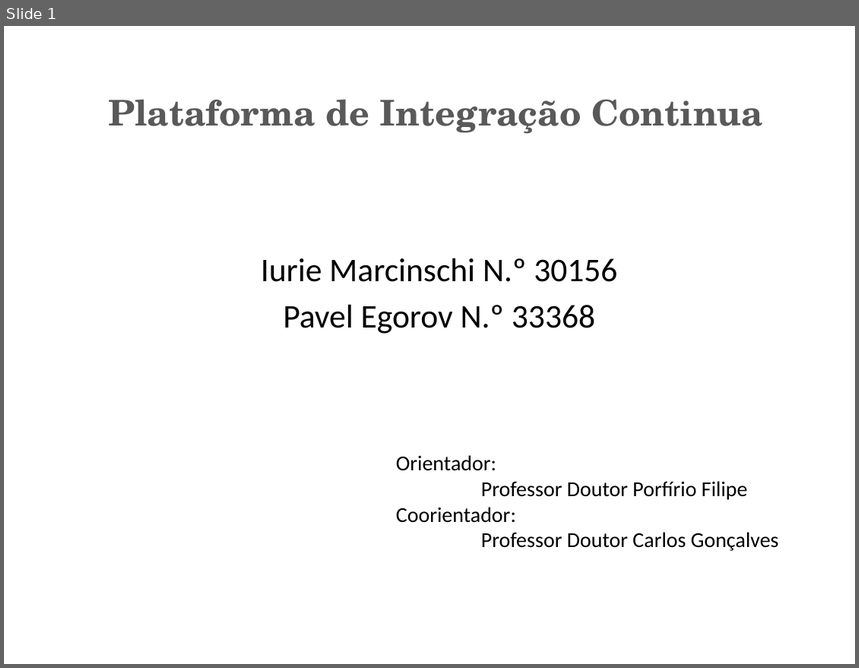
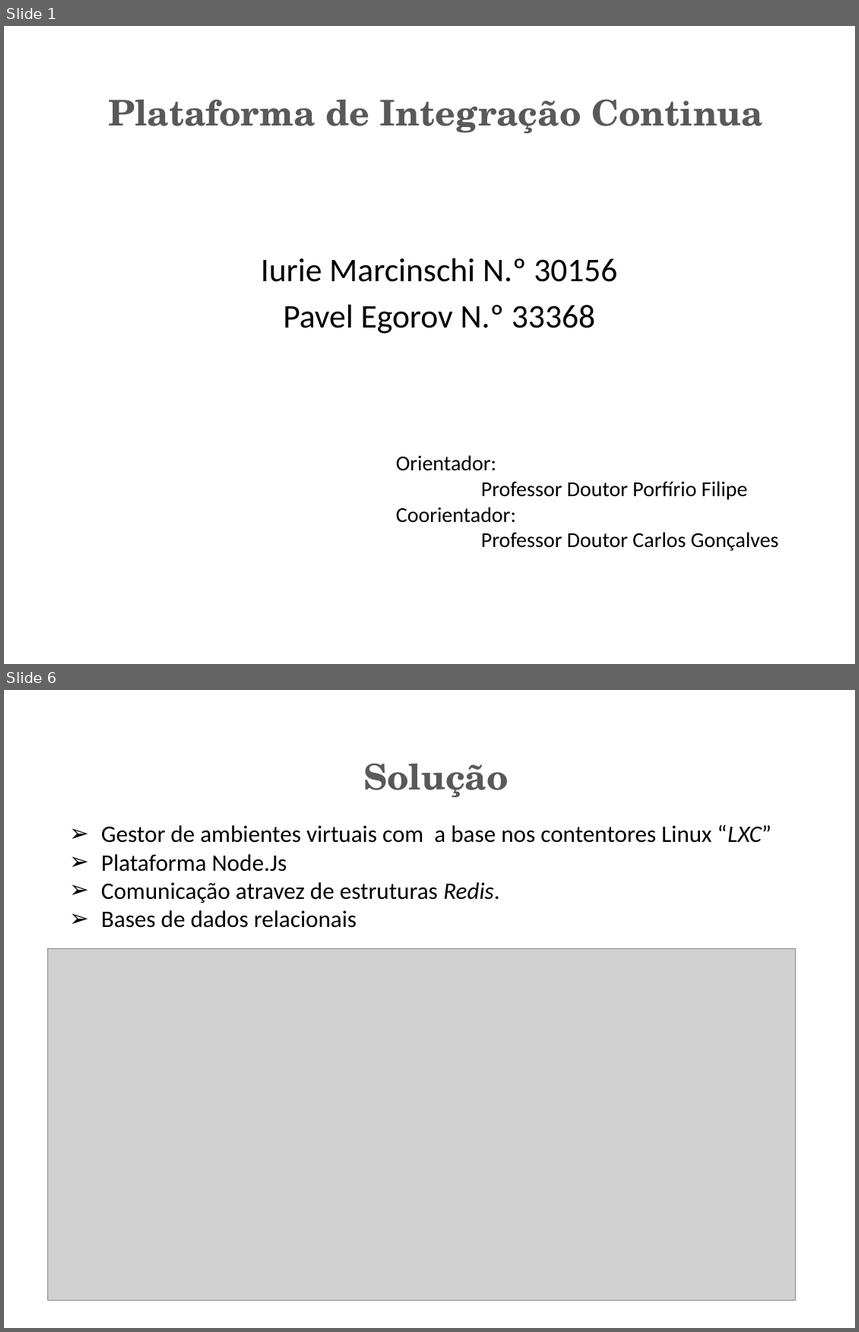
Before and after one commit to marcinschi-iuri/ciaasDocs, a slide deck: PCIS.pptx. Shown one above the other, each under a label of ours: slide 1 before the commit, slides 1 and 6 after it; the slides between them are not shown. The pictures are 859x668 and 859x1332 pixels, drawn with LibreOffice and Linux fonts; fonts in the diff are those of the drawing; grey boxes stand for pictures. Boxes give left, top, right and bottom in pixels: in the first picture for what was removed or moved away, otherwise in the second. Text is boxed around its words. In the diff, an @@ line names an element or a change of style, - is before the commit and + after.

```diff
--- a/PCIS.pptx
+++ b/PCIS.pptx
@@ slide 6 added at bbox=[4, 690, 855, 1328], background #FFFFFF @@
@@ title added at bbox=[363, 763, 509, 798], 30 pt, text #595959, bold @@
+Solução
@@ text added at bbox=[101, 825, 772, 928], 20 pt, text #000000 @@
+➢ Gestor de ambientes virtuais com a base nos contentores Linux “LXC”
+➢ Plataforma Node.Js
+➢ Comunicação atravez de estruturas Redis.
+➢ Bases de dados relacionais
@@ picture added at bbox=[48, 948, 796, 1300] @@
```
Also in this commit, not shown: 5 slides changed, 7 other slides added, 1 slide removed.
